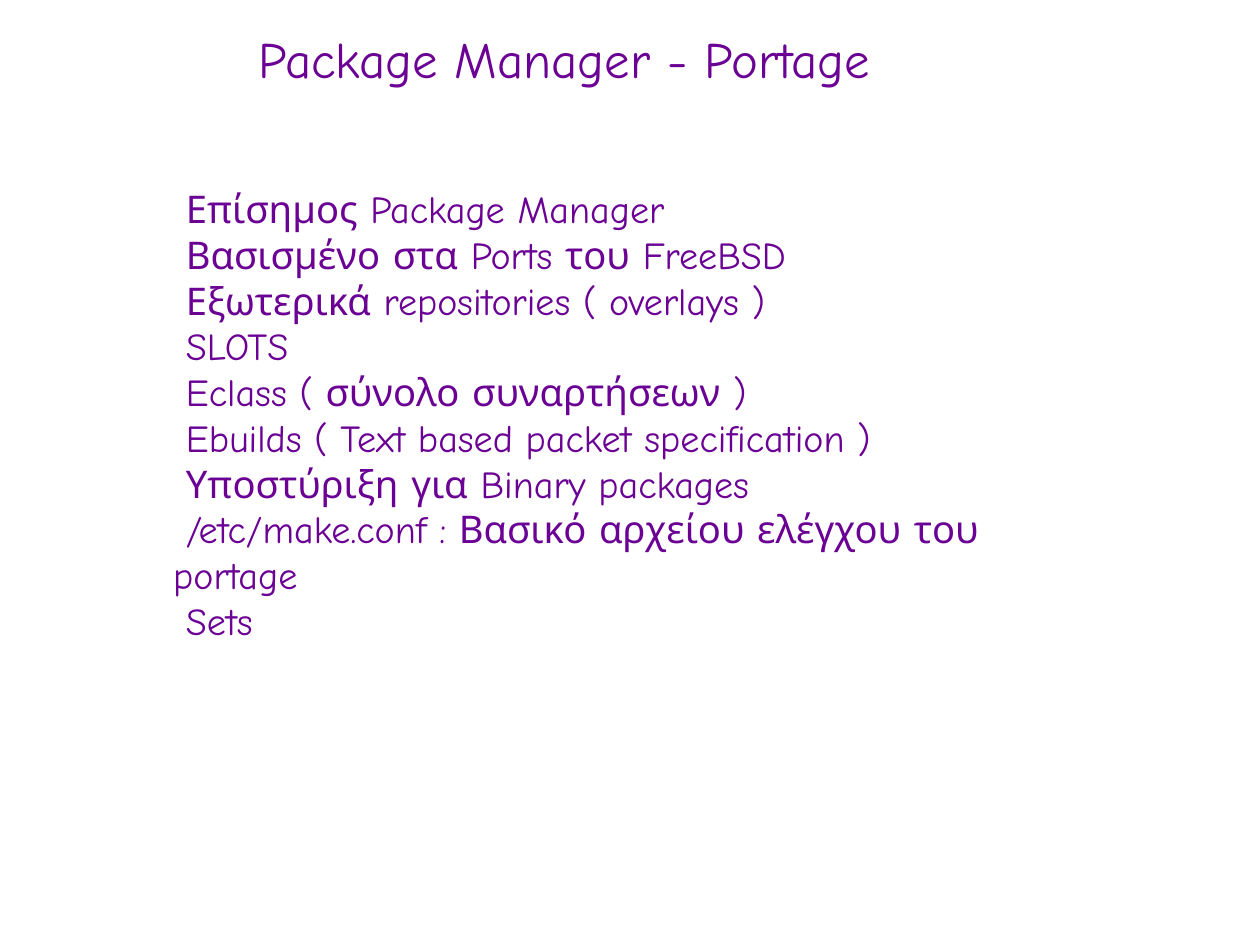
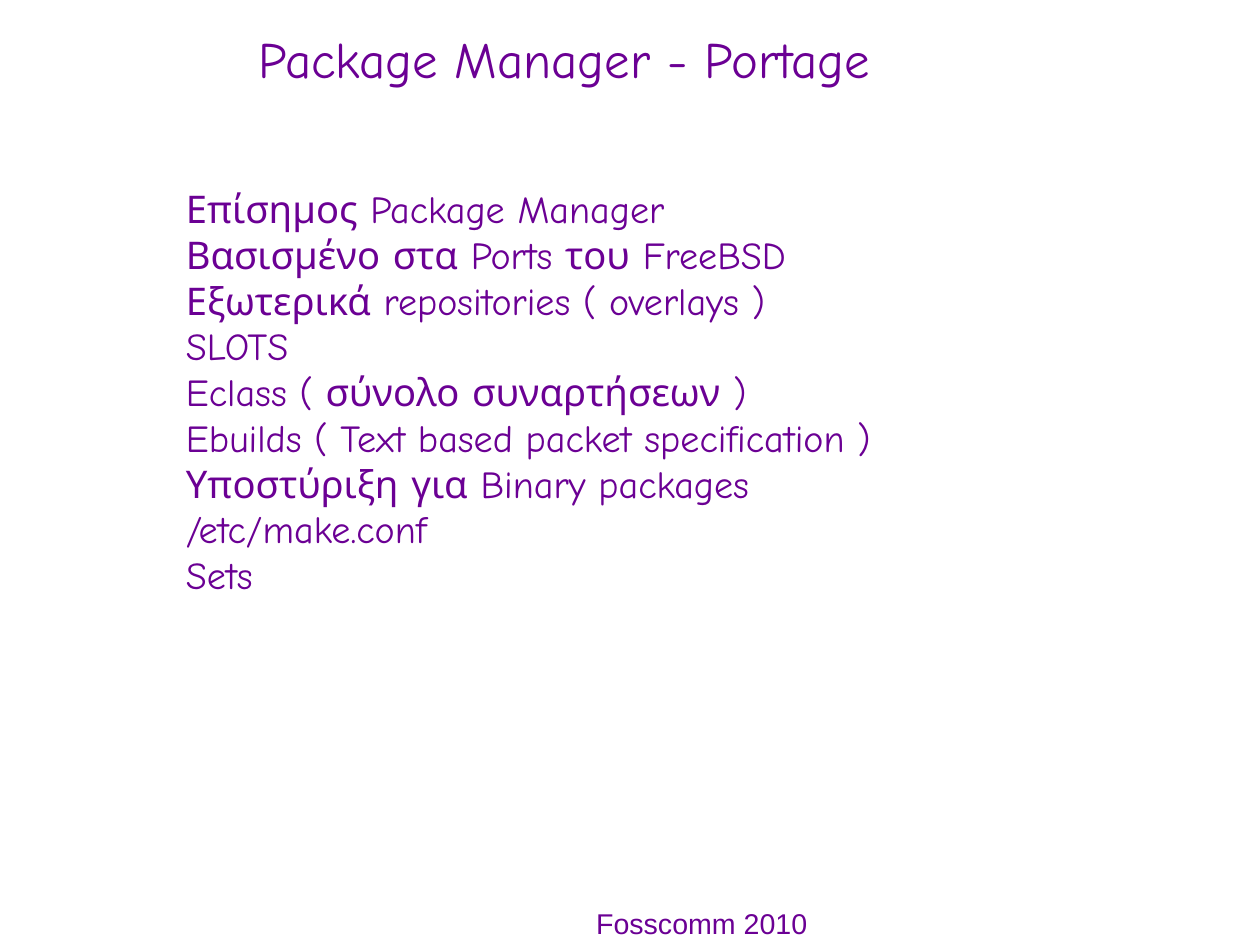
Before and after one commit to gentoo-el/presentations, a slide deck: slide 9 of fosscom-2010_pres.odp (slide 7 before the commit). Drawn at 1260x945 pixels with LibreOffice and Linux fonts; fonts in the diff are those of the drawing; background and template pictures are left out. Boxes give left, top, right and bottom in pixels: in the first picture for what was removed or moved away, otherwise in the second. Text is boxed around its words. In the diff, an @@ line names an element or a change of style, - is before the commit and + after.

```diff
--- a/fosscom-2010_pres.odp
+++ b/fosscom-2010_pres.odp
@@ text at (186,517,427,548): text changed @@
-● /etc/make.conf : Βασικό αρχείου ελέγχου του portage
+● /etc/make.conf
@@ text added at (596,914,808,935), 18 pt, text #6B0094 @@
+Fosscomm 2010
```
Also in this commit, not shown: 11 other slides changed, 3 slides added.
